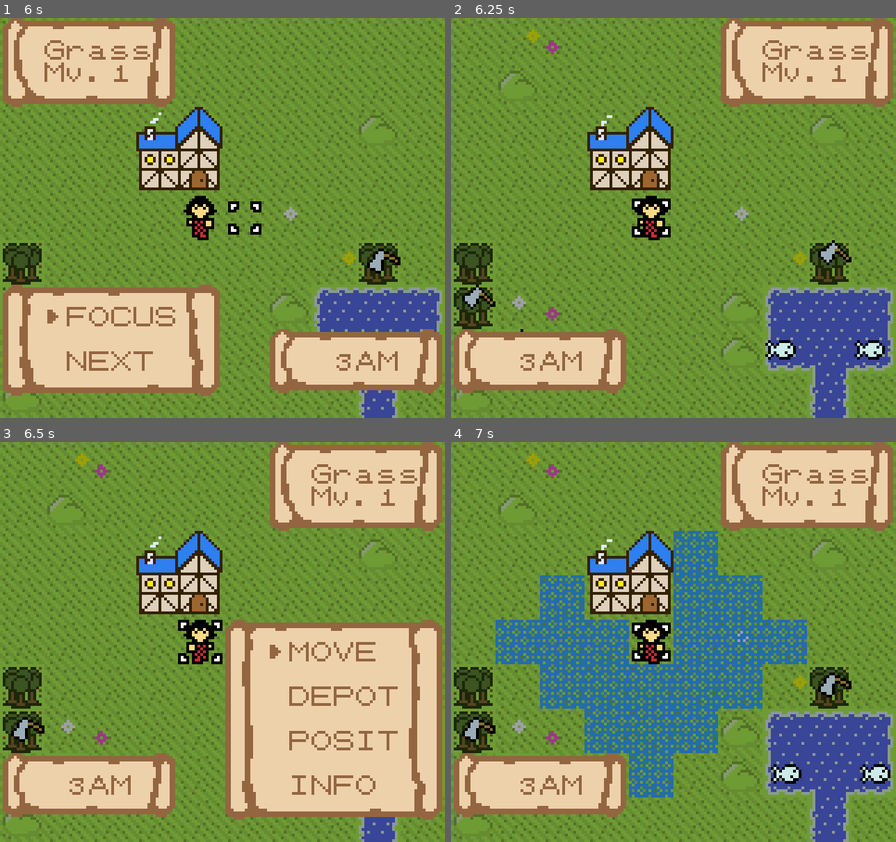
Above: before the commit, frames 1-4 (two rows, left to right).
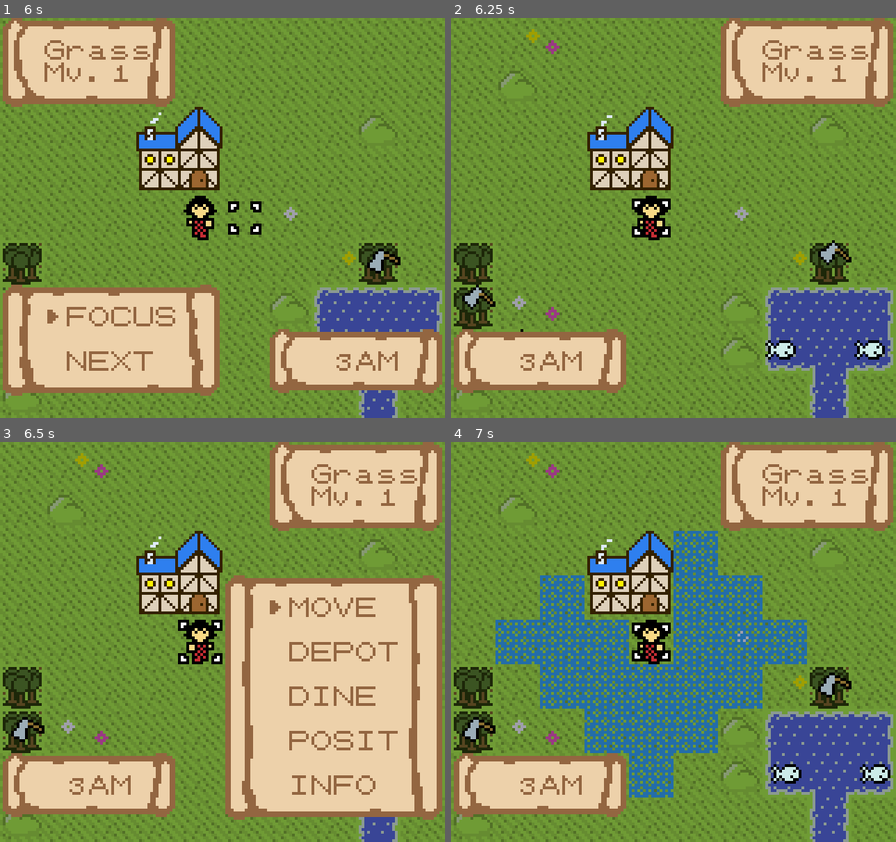
Above: after the commit, the same moments.

Repository: SummonerL/GuildBuilders
Game: Godot game, scene res://Scenes/Overworld/Overworld_Scene.tscn
Same seed, same stepped clock (60 frames per second), same inputs: the game is played once before the commit and once after it. Sound files missing from this copy of the repository are replaced by a short silence.
Inputs:
- Up to frame 1 (6 s): tap Enter (ui_accept) at 0.5, 1.35, 1.52, 1.82, 2.85, 3.02, 3.32, 4.35, 4.52, 4.82, 5.85 s; hold Right (ui_right) 0.53-1.28 s; hold Enter (ui_accept) 0.53-1.28 s; hold Down (ui_down) 1.28-2.03 s; hold Right (ui_right) 2.03-2.78 s; hold Enter (ui_accept) 2.03-2.78 s; hold Up (ui_up) 2.78-3.53 s; hold Enter (ui_accept) 3.53-4.28 s; hold Left (ui_left) 3.53-5.03 s; tap Escape (ui_cancel) at 4.15 s; hold Down (ui_down) 5.03-5.78 s; hold Enter (ui_accept) 5.03-5.78 s; hold Right (ui_right) from 5.78 s (still down)
- Up to frame 2 (6.25 s): keep holding Right (ui_right); tap Enter (ui_accept) at 6.02 s
- Up to frame 3 (6.5 s): keep holding Right (ui_right); tap Enter (ui_accept) at 6.32 s
- Up to frame 4 (7 s): release Right (ui_right) at 6.53 s; hold Up (ui_up) from 6.53 s (still down); hold Enter (ui_accept) from 6.53 s (still down)

Frames 1-2 are identical in both runs. In frame 3, 7.0% of the frame differs, in the area x 50-100%, y 33-89%; in frame 4, nothing differs.

Commit message:
initial dining hall list

Diff:
--- a/Autoload/Actions.gd
+++ b/Autoload/Actions.gd
@@ -53,6 +53,7 @@
 enum COMPLETE_ACTION_LIST {
 	MOVE,
 	DEPOT,
+	DINE,
 	POSIT,
 	FISH,
 	MINE,
@@ -64,6 +65,8 @@
 	NO, # for confirmation
 	TRANSFER_ITEM_AT_DEPOT, # for depot screen
 	VIEW_ITEM_INFO_AT_DEPOT, # for depot screen
+	EAT_FOOD_AT_DINING_HALL, # for dining screen
+	VIEW_ITEM_INFO_AT_DINING_HALL, # for dining screen
 	RETURN_TO_GUILD, # for bedtime
 	RETURN_TO_CAMP # for bedtime
 }
@@ -71,6 +74,7 @@
 const ACTION_LIST_NAMES = [
 	'MOVE',
 	'DEPOT',
+	'DINE',
 	'POSIT',
 	'FISH',
 	'MINE',
@@ -82,6 +86,8 @@
 	'NO',
 	'MOVE',
 	'INFO',
+	'EAT',
+	'INFO',
 	'GUILD',
 	'CAMP'
 ]
@@ -100,6 +106,9 @@
 		COMPLETE_ACTION_LIST.DEPOT:
 			# initialize the depot screen
 			guild.populate_depot_screen(active_unit)
+		COMPLETE_ACTION_LIST.DINE:
+			# initialize the dine screen
+			guild.populate_dining_screen(active_unit)
 		COMPLETE_ACTION_LIST.POSIT:
 			# allow the unit to position themself anywhere around the guild hall
 			active_unit.postion_around_guild()
@@ -109,6 +118,12 @@
 		COMPLETE_ACTION_LIST.VIEW_ITEM_INFO_AT_DEPOT:
 			# show the item info, at the depot
 			guild.show_item_info_at_depot()
+		COMPLETE_ACTION_LIST.EAT_FOOD_AT_DINING_HALL:
+			# eat the selected item at the dining hall
+			pass
+		COMPLETE_ACTION_LIST.VIEW_ITEM_INFO_AT_DINING_HALL:
+			# view the effect of the food at the dining hall
+			pass
 		COMPLETE_ACTION_LIST.FISH:
 			initiate_fish_action()
 		COMPLETE_ACTION_LIST.MINE:
--- a/Autoload/Guild.gd
+++ b/Autoload/Guild.gd
@@ -16,7 +16,8 @@
 
 # various hud scenes
 onready var hud_selection_list_scn = preload("res://Entities/HUD/Selection_List.tscn")
-onready var hud_depot_screen_scn = preload("res://Entities/HUD/Depot_Screen.tscn")
+onready var hud_depot_screen_scn = preload("res://Entities/HUD/Guild Actions/Depot_Screen.tscn")
+onready var hud_dining_screen_scn = preload("res://Entities/HUD/Guild Actions/Dining_Screen.tscn")
 
 # keep track of the camera
 var camera
@@ -27,12 +28,22 @@
 # keep track of the depot screen (if it exists)
 var hud_depot_screen_node
 
+# keep track of the dining screen (if it exists)
+var hud_dining_screen_node
+
 func populate_depot_screen(active_unit):
 	camera = get_tree().get_nodes_in_group("Camera")[0]
 
 	hud_depot_screen_node = hud_depot_screen_scn.instance()
 	camera.add_child(hud_depot_screen_node)
 	hud_depot_screen_node.set_unit(active_unit)
+
+func populate_dining_screen(active_unit):
+	camera = get_tree().get_nodes_in_group("Camera")[0]
+
+	# add the dine screen to the camera
+	hud_dining_screen_node = hud_dining_screen_scn.instance()
+	camera.add_child(hud_dining_screen_node)
 
 func transition_items_at_depot():
 	if (hud_depot_screen_node):
--- a/Entities/HUD/Depot_Screen.tscn
+++ /dev/null
@@ -1,12 +0,0 @@
-[gd_scene load_steps=3 format=2]
-
-[ext_resource path="res://Entities/HUD/Depot_Screen.gd" type="Script" id=1]
-[ext_resource path="res://Sprites/hud/depot_info_backdrop_full.png" type="Texture" id=2]
-
-[node name="Depot_Screen" type="CanvasLayer"]
-layer = 2
-script = ExtResource( 1 )
-
-[node name="Item_Info_Background_Sprite" type="Sprite" parent="."]
-texture = ExtResource( 2 )
-centered = false
--- a/Entities/HUD/Depot_Screen.gd
+++ b/Entities/HUD/Guild Actions/Depot_Screen.gd
@@ -21,10 +21,6 @@
 
 # various hud scenes
 onready var hud_selection_list_scn = preload("res://Entities/HUD/Selection_List.tscn")
-
-
-const PORTRAIT_WIDTH = 3
-const PORTRAIT_HEIGHT = 3
 
 # our depot background sprite
 onready var depot_background_sprite = get_node("Item_Info_Background_Sprite")
@@ -69,10 +65,6 @@
 const DEPOT_TEXT = 'Depot'
 const NO_ITEMS_TEXT = "No items..."
 const CANT_CARRY_TEXT = ' can\'t carry anything else...'
-
-
-const MOVE_TEXT = 'MOVE'
-const INFO_TEXT = 'INFO'
 
 func depot_screen_init():
 	letters_symbols_node = letters_symbols_scn.instance()
--- /dev/null
+++ b/Entities/HUD/Guild Actions/Depot_Screen.tscn
@@ -0,0 +1,12 @@
+[gd_scene load_steps=3 format=2]
+
+[ext_resource path="res://Sprites/hud/depot_info_backdrop_full.png" type="Texture" id=1]
+[ext_resource path="res://Entities/HUD/Guild Actions/Depot_Screen.gd" type="Script" id=2]
+
+[node name="Depot_Screen" type="CanvasLayer"]
+layer = 2
+script = ExtResource( 2 )
+
+[node name="Item_Info_Background_Sprite" type="Sprite" parent="."]
+texture = ExtResource( 1 )
+centered = false
--- /dev/null
+++ b/Entities/HUD/Guild Actions/Dining_Screen.gd
@@ -0,0 +1,204 @@
+extends CanvasLayer
+
+# bring in our global constants
+onready var constants = get_node("/root/Game_Constants")
+
+# bring in the global player variables
+onready var player = get_node("/root/Player_Globals")
+
+# bring in our global action list
+onready var global_action_list = get_node("/root/Actions")
+
+# bring in our items
+onready var global_items_list = get_node("/root/Items")
+
+# bring in our guild variables/functions
+onready var guild = get_node("/root/Guild")
+
+# bring in our signals
+onready var signals = get_node("/root/Signal_Manager")
+
+# preaload the letters + symbols
+onready var letters_symbols_scn = preload("res://Entities/HUD/Letters_Symbols/Letters_Symbols.tscn")
+var letters_symbols_node
+
+# various hud scenes
+onready var hud_selection_list_scn = preload("res://Entities/HUD/Selection_List.tscn")
+
+# our dining background sprite
+onready var dining_background_sprite = get_node("Dine_Background_Sprite")
+
+# out dining icon sprite
+onready var dining_icon_sprite = get_node("Dining_Icon_Sprite")
+
+# keep an extra arrow to act as a selector
+var selector_arrow
+
+# keep track of the currently selected food item in the dining screen
+var current_item_set = []
+var current_item = 0
+var depot_start_index_tracker = 0
+var depot_end_index_tracker = 0
+
+enum DINING_SCREEN_STATES {
+	SELECTING_ITEM,
+	SELECTING_OPTION
+}
+
+var dining_screen_state = DINING_SCREEN_STATES.SELECTING_ITEM
+
+# keep track of the active unit
+var active_unit
+
+# text for the dining screen
+const DINE_TEXT = 'Dining Hall'
+const NO_FOOD_TEXT = "No food at the depot..."
+const ALREADY_HAS_EFFECT_TEXT = ' already has that effect...'
+
+# keep track of the food items at the depot
+var current_food_items = []
+
+func dining_screen_init():
+	letters_symbols_node = letters_symbols_scn.instance()
+	add_child(letters_symbols_node)
+
+	# add ane extra arrow to the screen to act as a selector
+	selector_arrow = letters_symbols_node.arrow_right_sprite.duplicate()
+	add_child(selector_arrow)
+
+	# make sure the letters sit on top
+	letters_symbols_node.layer = self.layer + 1
+
+	# dampen the background music while we are viewing the unit's information
+	get_tree().get_current_scene().dampen_background_music()
+
+	# go ahead and start printing the food items
+	populate_food_items()
+
+func populate_header():
+	dining_icon_sprite.position = Vector2((constants.DIA_TILES_PER_COL - 2) * constants.DIA_TILE_WIDTH, 1 * constants.DIA_TILE_HEIGHT)
+
+	# print dining text (centered)
+	letters_symbols_node.print_immediately(DINE_TEXT, Vector2((constants.TILES_PER_COL) - (floor(len(DINE_TEXT) / 2.0)), 1))
+
+# function for grabbing all of the food items from the depot (adds to current_food_items)
+func get_food_items_from_depot():
+	current_food_items = []
+
+	var guild_items_index = 0
+
+	for item in guild.current_items:
+		if (item.type == global_items_list.ITEM_TYPES.FISH):
+			current_food_items.append({
+				"item": item,
+				"index": guild_items_index
+			})
+			guild_items_index += 1
+
+func populate_food_items(depot_start_index = 0):
+	depot_start_index_tracker = depot_start_index
+
+	# first get all of the food items
+	get_food_items_from_depot()
+
+	# clear any letters / symbols
+	letters_symbols_node.clearText()
+	letters_symbols_node.clear_specials()
+
+	# make sure we close the dialogue box as well, if it's present
+	player.hud.full_text_destruction()
+
+	# go ahead and print the dining text and position the icon
+	populate_header()
+
+	# hide the selector arrow
+	selector_arrow.visible = false
+
+	var start_x = 2
+	var start_y = 3
+
+	depot_end_index_tracker = depot_start_index_tracker + 3
+
+	if (depot_end_index_tracker > current_food_items.size() - 1): # account for index
+		depot_end_index_tracker = current_food_items.size() - 1
+
+	current_item_set = current_food_items.slice(depot_start_index_tracker, depot_end_index_tracker, 1) # only show 4 items at a time
+
+	# make the selector arrow visible
+	if (current_food_items.size() > 0):
+		selector_arrow.visible = true
+		selector_arrow.position = Vector2((start_x - 1) * constants.DIA_TILE_WIDTH, (start_y + ((current_item - depot_start_index_tracker) * 2)) * constants.DIA_TILE_HEIGHT)
+	else:
+		player.hud.dialogueState = player.hud.STATES.INACTIVE
+		player.hud.typeTextWithBuffer(NO_FOOD_TEXT, true)
+
+	# print the down / up arrow, depending on where we are in the list of food items
+	if (current_item_set.size() >= 4 && (depot_start_index_tracker + 3) < current_food_items.size() - 1): # account for index
+		letters_symbols_node.print_special_immediately(constants.SPECIAL_SYMBOLS.DOWN_ARROW,
+			Vector2(((constants.DIA_TILES_PER_ROW - 1) / 2) * constants.DIA_TILE_WIDTH, 10 * constants.DIA_TILE_HEIGHT))
+
+	if (depot_start_index_tracker > 0):
+		letters_symbols_node.print_special_immediately(constants.SPECIAL_SYMBOLS.UP_ARROW,
+			Vector2(((constants.DIA_TILES_PER_ROW - 1) / 2) * constants.DIA_TILE_WIDTH, 2 * constants.DIA_TILE_HEIGHT))
+
+	for item in current_item_set:
+		letters_symbols_node.print_immediately(item.item.name, Vector2(start_x, start_y))
+		start_y += 2
+
+func close_dining_screen():
+	# change the player state
+	player.player_state = player.PLAYER_STATE.SELECTING_TILE
+
+	# turn the music back up
+	get_tree().get_current_scene().heighten_background_music()
+
+	# kill ourself :(
+	get_parent().remove_child(self)
+
+# a function used on the dining screen to move the currently selected item
+func move_items(direction):
+	var start_x = 2
+	var start_y = 3
+
+	if (direction < 0):
+		# move up
+		if (current_item > depot_start_index_tracker):
+			current_item += direction
+			selector_arrow.visible = true
+			selector_arrow.position = Vector2((start_x - 1) * constants.DIA_TILE_WIDTH,
+				(start_y + ((current_item - depot_start_index_tracker) * 2)) * constants.DIA_TILE_HEIGHT)
+			player.hud.full_text_destruction()
+		else:
+			if (letters_symbols_node.arrow_up_sprite.visible): # if we are allowed to move up
+				current_item += direction
+				depot_start_index_tracker -= 4
+				depot_end_index_tracker = depot_start_index_tracker + 3
+				populate_food_items(depot_start_index_tracker)
+	else:
+		if (current_item < depot_end_index_tracker):
+			current_item += direction
+			selector_arrow.visible = true
+			selector_arrow.position = Vector2((start_x - 1) * constants.DIA_TILE_WIDTH,
+				(start_y + ((current_item - depot_start_index_tracker) * 2)) * constants.DIA_TILE_HEIGHT)
+			player.hud.full_text_destruction()
+		else:
+			if (letters_symbols_node.arrow_down_sprite.visible): # if we are allowed to move down
+				current_item += direction
+				populate_food_items(depot_end_index_tracker + direction)
+
+func _ready():
+	# initialize the dining screen
+	dining_screen_init()
+
+# input options for the dining screen
+func _input(event):
+	if (event.is_action_pressed("ui_cancel")):
+		close_dining_screen()
+		# make sure we close the dialogue box as well, if it's present
+		player.hud.clearText()
+		player.hud.completeText()
+		player.hud.kill_timers()
+	if (event.is_action_pressed("ui_down")):
+		move_items(1)
+	if (event.is_action_pressed("ui_up")):
+		move_items(-1)
--- /dev/null
+++ b/Entities/HUD/Guild Actions/Dining_Screen.tscn
@@ -0,0 +1,17 @@
+[gd_scene load_steps=4 format=2]
+
+[ext_resource path="res://Entities/HUD/Guild Actions/Dining_Screen.gd" type="Script" id=1]
+[ext_resource path="res://Sprites/hud/item_info_backdrop_full.png" type="Texture" id=2]
+[ext_resource path="res://Sprites/Misc/dining_icon.png" type="Texture" id=3]
+
+[node name="Dining_Screen" type="CanvasLayer"]
+layer = 2
+script = ExtResource( 1 )
+
+[node name="Dine_Background_Sprite" type="Sprite" parent="."]
+texture = ExtResource( 2 )
+centered = false
+
+[node name="Dining_Icon_Sprite" type="Sprite" parent="."]
+texture = ExtResource( 3 )
+centered = false
--- a/Entities/HUD/Letters_Symbols/Letters_Symbols.tscn
+++ b/Entities/HUD/Letters_Symbols/Letters_Symbols.tscn
@@ -791,6 +791,26 @@
 76/navigation_offset = Vector2( 0, 0 )
 76/shapes = [  ]
 76/z_index = 0
+77/name = "LS_Code_40"
+77/texture = ExtResource( 1 )
+77/tex_offset = Vector2( 0, 0 )
+77/modulate = Color( 1, 1, 1, 1 )
+77/region = Rect2( 80, 16, 8, 8 )
+77/tile_mode = 0
+77/occluder_offset = Vector2( 0, 0 )
+77/navigation_offset = Vector2( 0, 0 )
+77/shapes = [  ]
+77/z_index = 0
+78/name = "LS_Code_41"
+78/texture = ExtResource( 1 )
+78/tex_offset = Vector2( 0, 0 )
+78/modulate = Color( 1, 1, 1, 1 )
+78/region = Rect2( 88, 16, 8, 8 )
+78/tile_mode = 0
+78/occluder_offset = Vector2( 0, 0 )
+78/navigation_offset = Vector2( 0, 0 )
+78/shapes = [  ]
+78/z_index = 0
 
 [sub_resource type="SpriteFrames" id=3]
 animations = [ {
--- a/Entities/Player/Units/Woodcutter_Female.gd
+++ b/Entities/Player/Units/Woodcutter_Female.gd
@@ -35,6 +35,13 @@
 	# give the female woodcutter some starting items
 	global_items_list.add_item_to_unit(self, global_items_list.item_sturdy_axe)
 
+	# TEMP (give fish)
+	global_items_list.add_item_to_unit(self, global_items_list.item_musclefish)
+	global_items_list.add_item_to_unit(self, global_items_list.item_musclefish)
+	global_items_list.add_item_to_unit(self, global_items_list.item_musclefish)
+	global_items_list.add_item_to_unit(self, global_items_list.item_musclefish)
+	global_items_list.add_item_to_unit(self, global_items_list.item_musclefish)
+
 	# add the unit's starting ability
 	global_ability_list.add_ability_to_unit(self, global_ability_list.ability_insomniac)
 
--- a/Scenes/Overworld/Action_Tracker.gd
+++ b/Scenes/Overworld/Action_Tracker.gd
@@ -28,7 +28,9 @@
 	'FISH_SPOT_2': [global_action_list.COMPLETE_ACTION_LIST.FISH],
 	'WOODCUTTING_SPOT_1': [global_action_list.COMPLETE_ACTION_LIST.CHOP],
 	'WOODCUTTING_SPOT_2': [global_action_list.COMPLETE_ACTION_LIST.CHOP],
-	'GUILD_SPOT_1': [global_action_list.COMPLETE_ACTION_LIST.DEPOT, global_action_list.COMPLETE_ACTION_LIST.POSIT]
+	'GUILD_SPOT_1': [global_action_list.COMPLETE_ACTION_LIST.DEPOT,
+					global_action_list.COMPLETE_ACTION_LIST.POSIT,
+					global_action_list.COMPLETE_ACTION_LIST.DINE]
 }
 
 # list of actions in which still apply when adjacent
Binary file changed: Sprites/hud/letter_symbol_sheet.png
